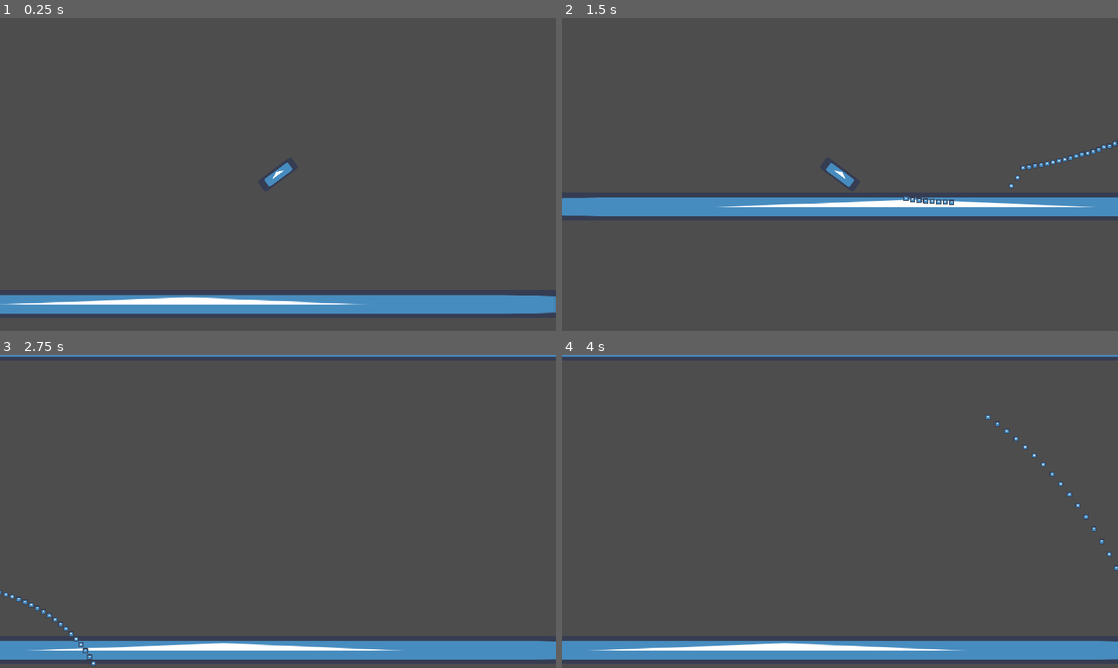
Above: before the commit, frames 1-4 (two rows, left to right).
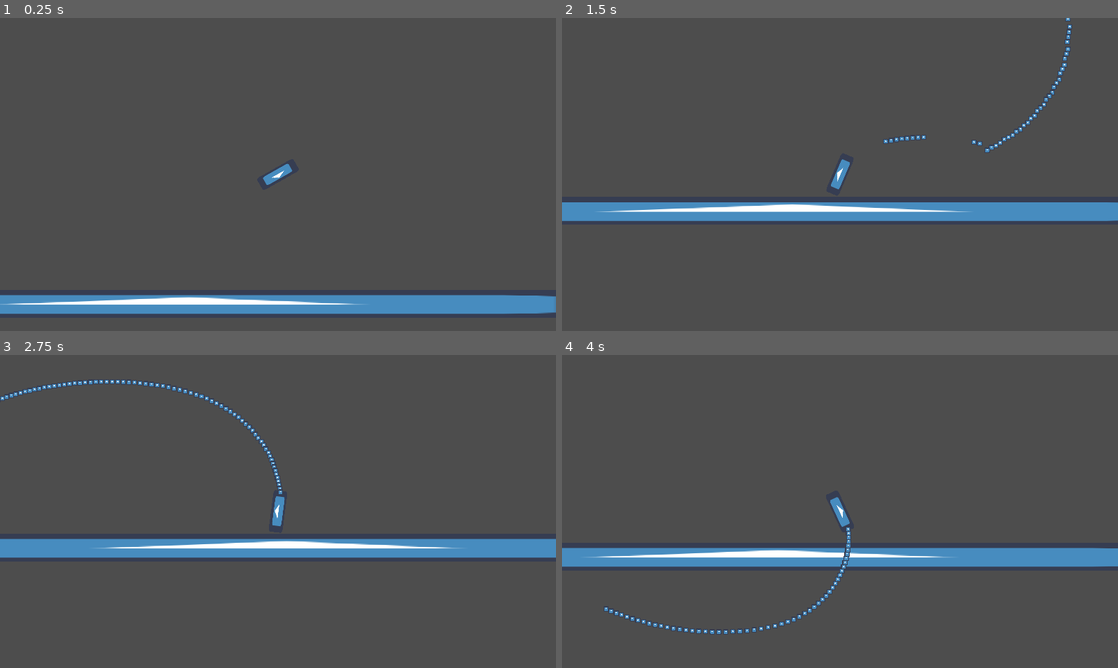
Above: after the commit, the same moments.

Repository: SmallConfusion/The-Gatler
Game: Godot game, scene res://scenes/levels/level_1.tscn
Two runs of this game, one before a commit and one after it. Both use one fixed random seed, a clock stepped at 60 frames per second and the inputs below. The engine's default icon, where the game draws it, is replaced by a stand-in: a white triangle on a blue panel in a dark square.
Inputs (mouse positions are in pixels of both pictures, inside the frame that each line leads up to):
- Up to frame 1 (0.25 s): no input
- Up to frame 2 (1.5 s): move the mouse to (962, 158) at 0.52 s; press the mouse at (962, 158) at 0.53 s; move the mouse to (728, 190) at 1.27 s; release the mouse at (728, 190) at 1.28 s; click (728, 190) at 1.35 s
- Up to frame 3 (2.75 s): move the mouse to (333, 442) at 2.02 s; press the mouse at (333, 442) at 2.03 s
- Up to frame 4 (4 s): move the mouse to (812, 574) at 2.77 s; release the mouse at (812, 574) at 2.78 s; click (812, 574) at 2.85 s; move the mouse to (1006, 558) at 3.52 s; press the mouse at (1006, 558) at 3.53 s

The runs differ from the first frame. In frame 1, less than 0.1% of the frame differs, in the area x 47-53%, y 46-54%; in frame 2, 5.2%; in frame 3, 14%, in the area x 0-100%, y 0-100%; in frame 4, 13%.

Commit message:
fixed rotation bug

Diff:
--- a/src/scenes/levels/level_1.tscn
+++ b/src/scenes/levels/level_1.tscn
@@ -1,14 +1,10 @@
-[gd_scene load_steps=6 format=3 uid="uid://d4fbjm3v6knfp"]
+[gd_scene load_steps=4 format=3 uid="uid://d4fbjm3v6knfp"]
 
 [ext_resource type="PackedScene" uid="uid://dxfytd662m1kl" path="res://scenes/objects/player.tscn" id="1_milha"]
 [ext_resource type="Texture2D" uid="uid://bnb0ah6gxki3b" path="res://icon.png" id="1_n16tt"]
-[ext_resource type="Script" path="res://scripts/components/hurtbox.gd" id="3_ax5k6"]
 
 [sub_resource type="RectangleShape2D" id="RectangleShape2D_obiph"]
 size = Vector2(2450, 68)
-
-[sub_resource type="RectangleShape2D" id="RectangleShape2D_x3n53"]
-size = Vector2(237, 871)
 
 [node name="Node2D" type="Node2D"]
 
@@ -60,12 +56,3 @@
 [node name="CollisionShape2D" type="CollisionShape2D" parent="StaticBody2D4"]
 position = Vector2(-9, 0)
 shape = SubResource("RectangleShape2D_obiph")
-
-[node name="Hurtbox" type="Area2D" parent="."]
-collision_layer = 3
-collision_mask = 3
-script = ExtResource("3_ax5k6")
-
-[node name="CollisionShape2D" type="CollisionShape2D" parent="Hurtbox"]
-position = Vector2(-520, 354)
-shape = SubResource("RectangleShape2D_x3n53")
--- a/src/scripts/objects/player.gd
+++ b/src/scripts/objects/player.gd
@@ -1,12 +1,20 @@
 extends RigidBody2D
 
 const SPEED := 1600.0
+const ROTATION_CHANGE_FORCE := 3.
 
 func _physics_process(delta):
 	var pointing_direction := (get_global_mouse_position() - global_position)
 	var force := Vector2.ZERO
 
-	rotation += (pointing_direction.angle() - rotation) * delta * 3.
+	var rotation_change : float = pointing_direction.angle() - rotation
+
+	if rotation_change > PI:
+		rotation_change -= TAU
+	elif rotation_change < -PI:
+		rotation_change += TAU
+
+	rotation += rotation_change * ROTATION_CHANGE_FORCE * delta
 
 	if Input.is_action_pressed("Fire"):
 		force = -Vector2.from_angle(rotation) * SPEED
